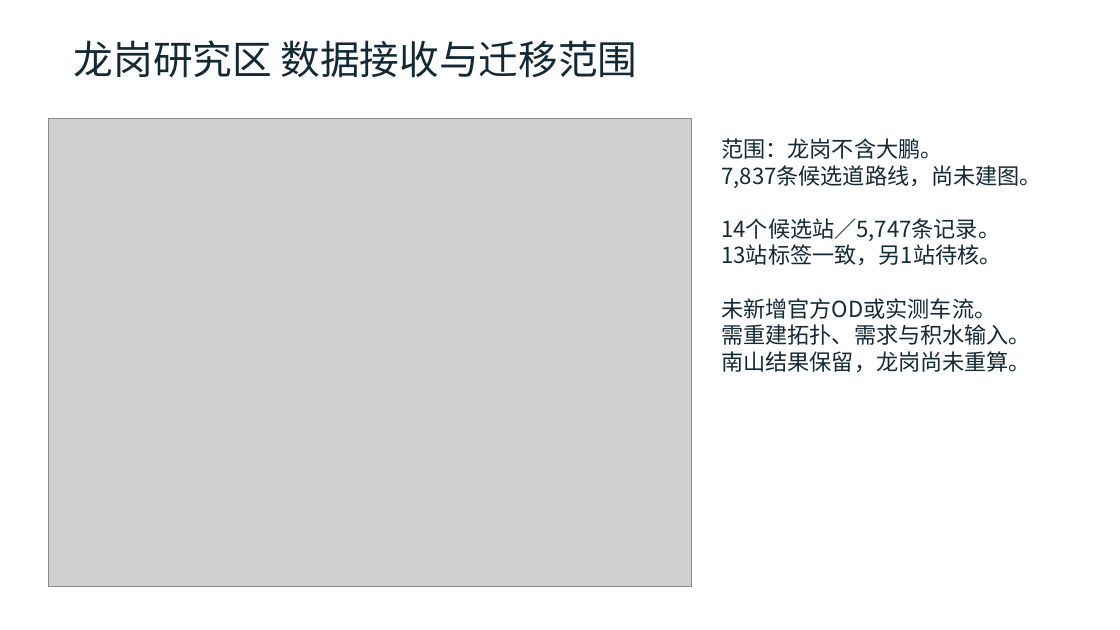
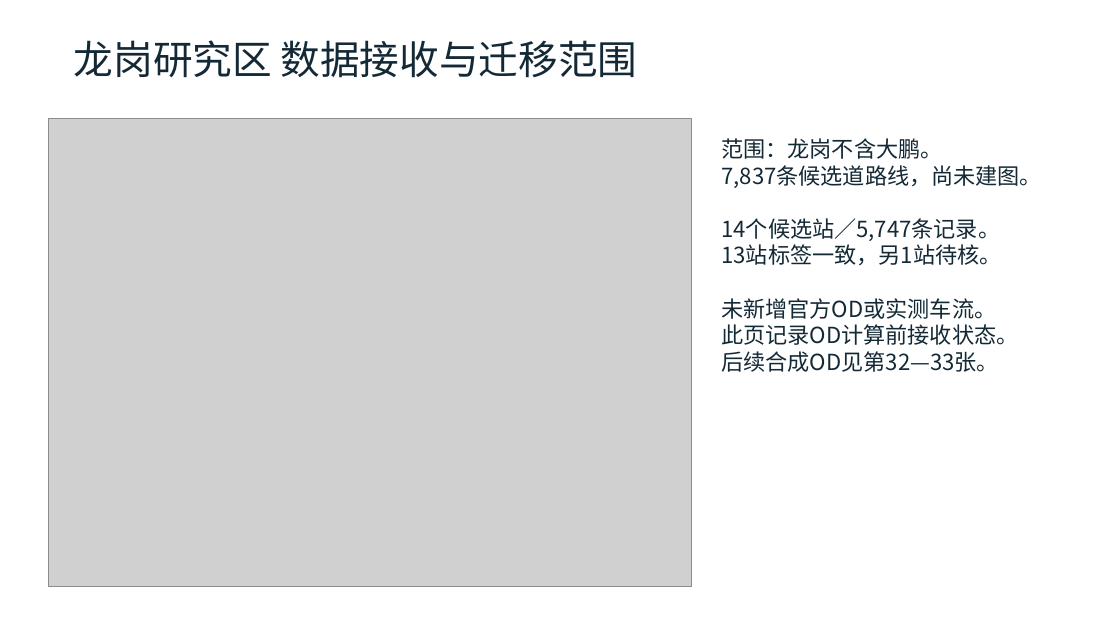
Before and after one commit to zhzhzh666/jiaotong, a slide deck: slide 31 of docs/deliverables/开题与阶段进展汇报.pptx. Drawn at 1120x630 pixels with LibreOffice and Linux fonts; fonts in the diff are those of the drawing; grey boxes stand for pictures. Boxes give left, top, right and bottom in pixels: in the first picture for what was removed or moved away, otherwise in the second. Text is boxed around its words. In the diff, an @@ line names an element or a change of style, - is before the commit and + after.

```diff
--- a/docs/deliverables/开题与阶段进展汇报.pptx
+++ b/docs/deliverables/开题与阶段进展汇报.pptx
@@ text at (721, 324, 1018, 372): text changed @@
-需重建拓扑、需求与积水输入。
-南山结果保留，龙岗尚未重算。
+此页记录OD计算前接收状态。
+后续合成OD见第32—33张。
```
Also in this commit, not shown: 8 other slides changed, 2 slides added, 31 other files.
